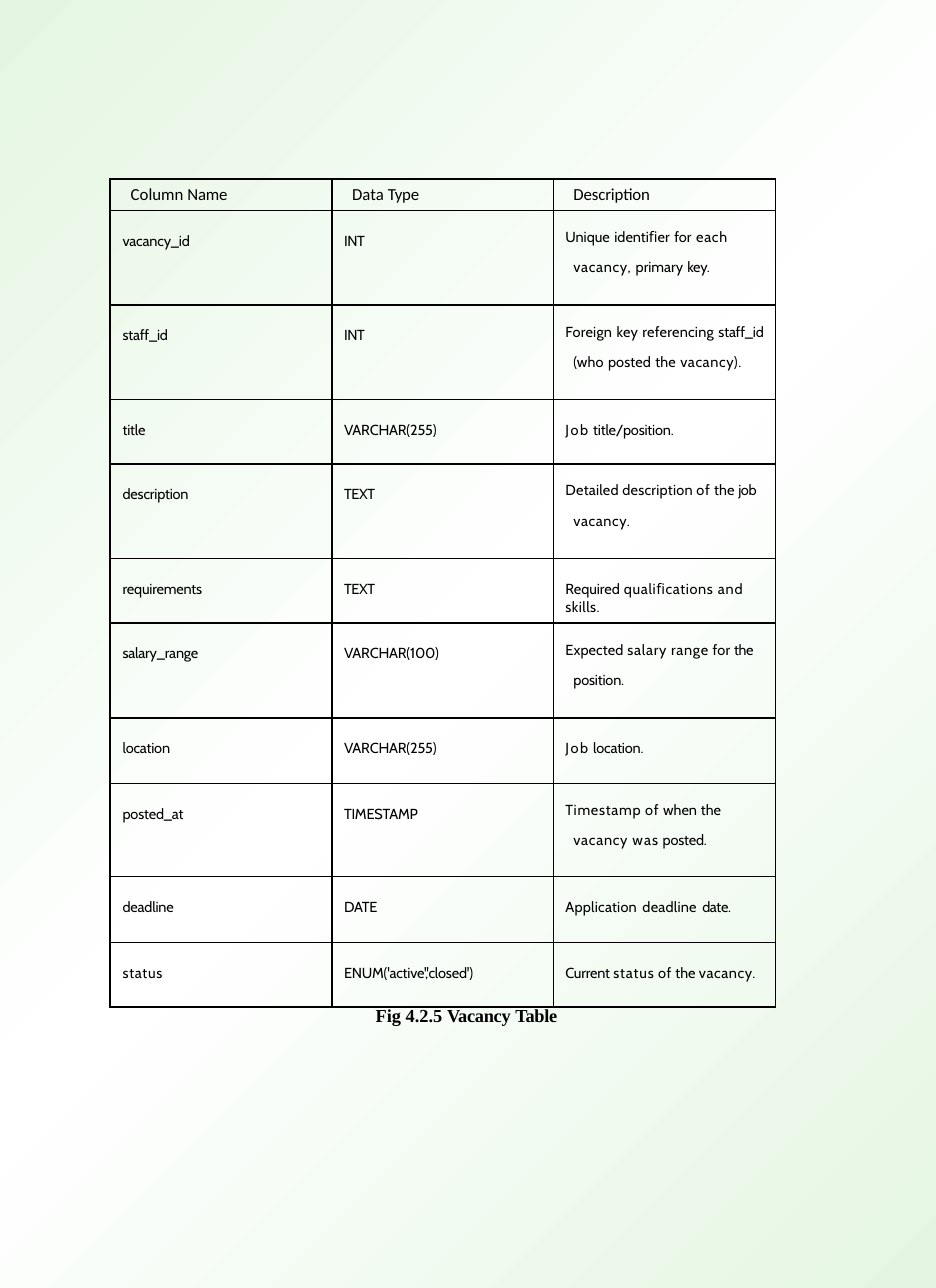
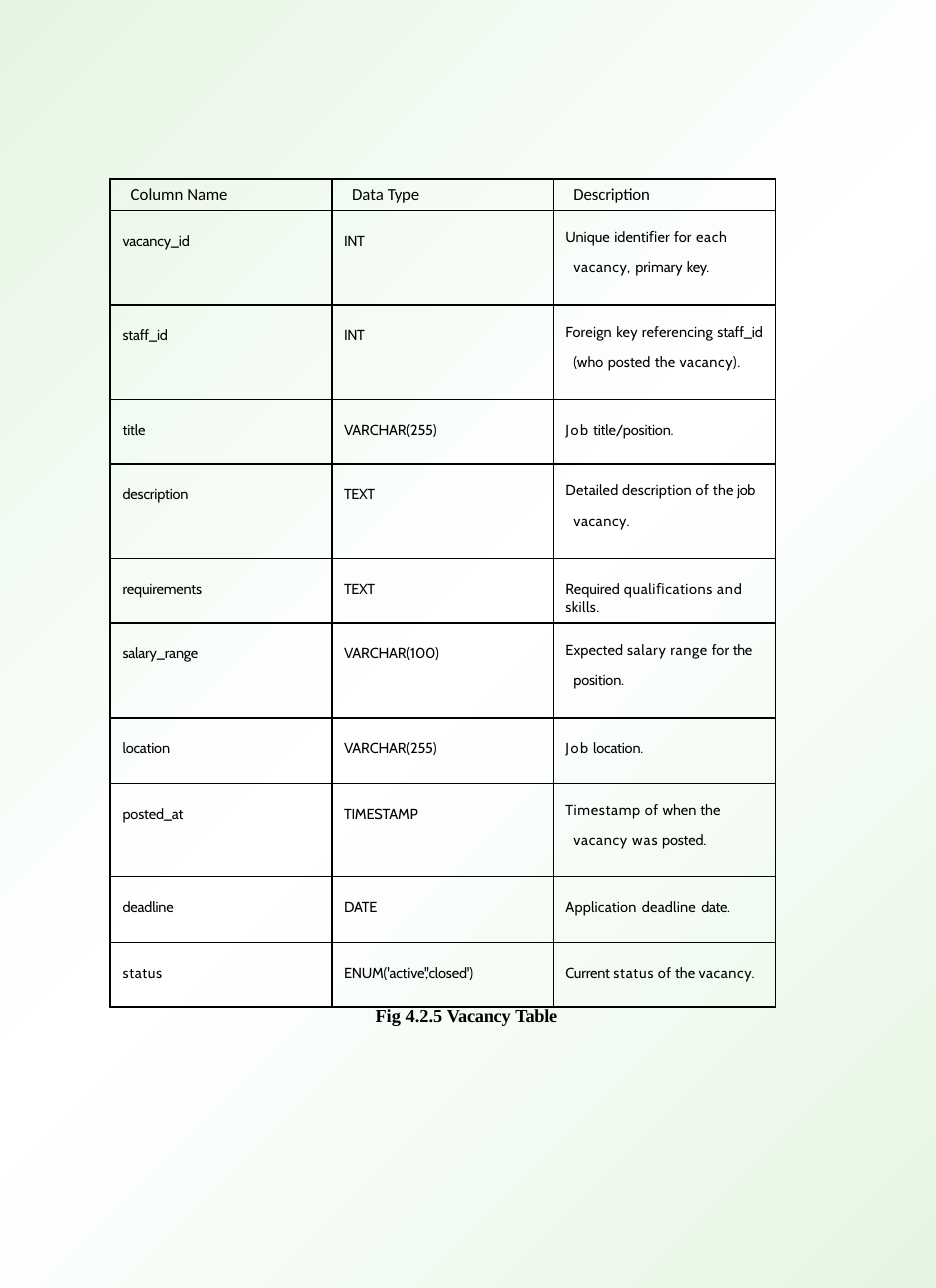
Before and after one commit to AadilMohammed360/APT-2.4.24-, a slide deck: slide 18 of docs/MyCaseStudy.pptx (slide 16 before the commit). Drawn at 936x1288 pixels with LibreOffice and Linux fonts; fonts in the diff are those of the drawing. Boxes give left, top, right and bottom in pixels: in the first picture for what was removed or moved away, otherwise in the second. Text is boxed around its words. In the diff, an @@ line names an element or a change of style, - is before the commit and + after.

```diff
--- a/docs/MyCaseStudy.pptx
+++ b/docs/MyCaseStudy.pptx
@@ table at box(110, 178, 774, 1002) @@
@@ letter spacing 0.2 to 0.1 pt in "Foreign key referencing", "Detailed description the", "Application deadline" @@
```
Also in this commit, not shown: 10 other slides changed, 7 slides added, 2 other files.
